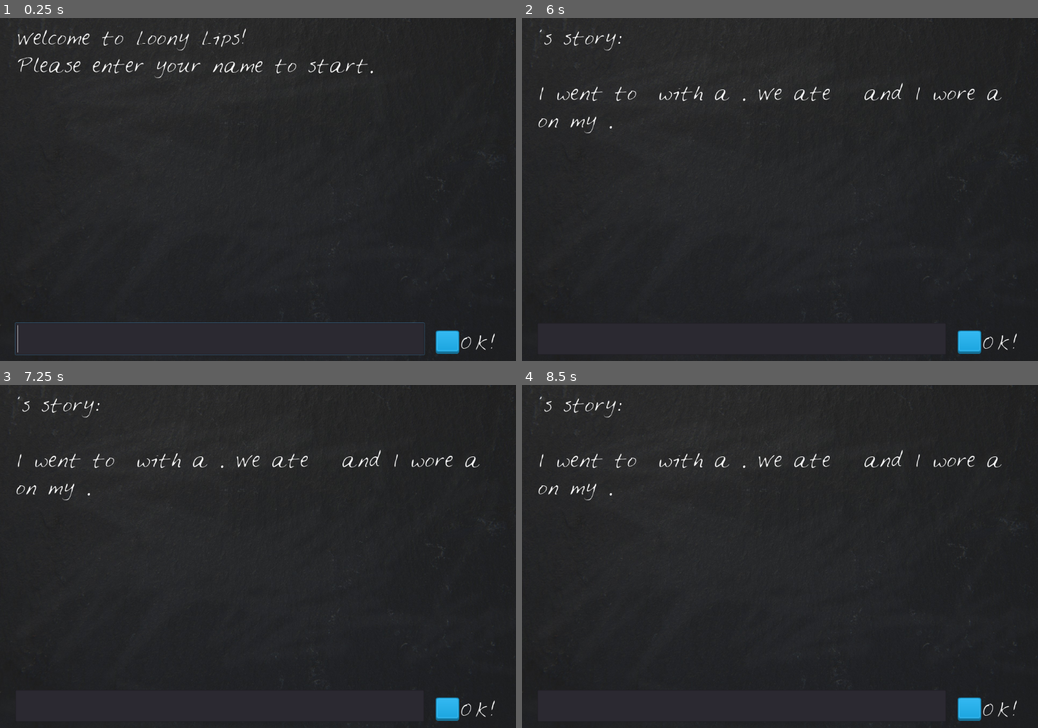
Above: before the commit, frames 1-4 (two rows, left to right).
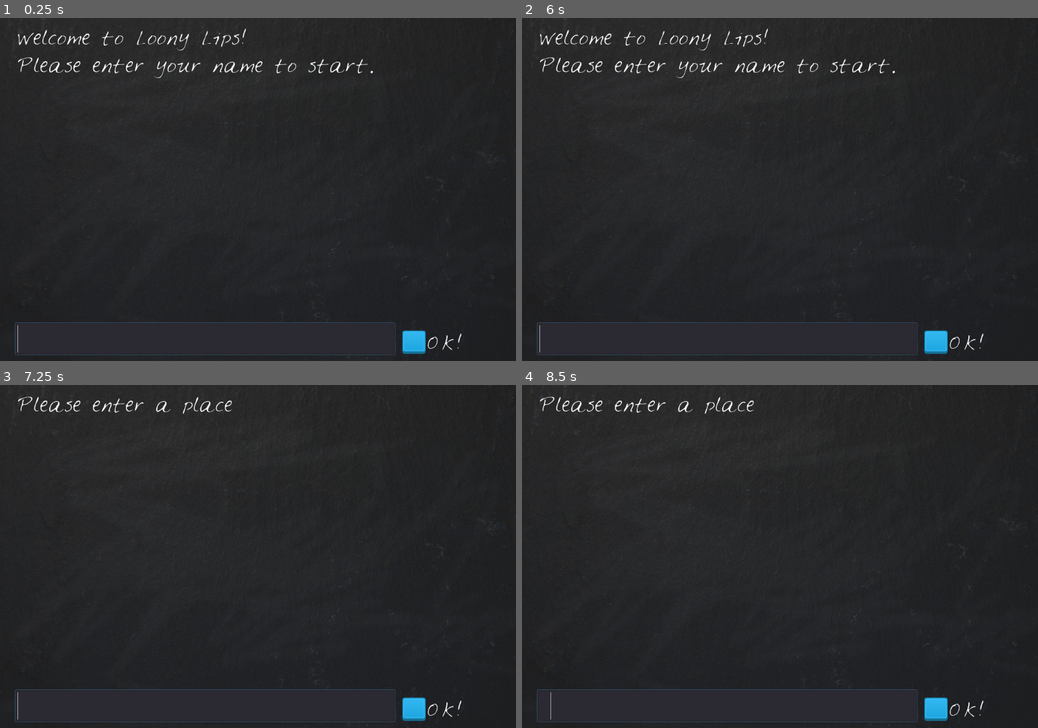
Above: after the commit, the same moments.

Repository: DanielMcPherson/LoonyLips
Game: Godot game, scene res://LoonyLips.tscn
The game is run twice, just before and just after one commit, with the same random seed, the same clock (stepped at 60 frames per second) and the same inputs.
Inputs:
- Up to frame 1 (0.25 s): no input
- Up to frame 2 (6 s): click "OK!" at 0.5 s; click "OK!" at 1.25 s; click "OK!" at 2 s; tap Enter at 2.75, 4.25 s; tap Space at 3.5, 5 s; click "OK!" (after the commit: "Again!") at 5.75 s
- Up to frame 3 (7.25 s): tap Enter at 6.5 s
- Up to frame 4 (8.5 s): tap Space at 7.25 s

The runs differ from the first frame. In frame 1, 0.7% of the frame differs, in the area x 76-96%, y 88-99%; in frame 2, 2.8%, in the area x 2-96%, y 3-99%; in frame 3, 2.2%; in frame 4, 2.2%.

Commit message:
Hide text input and add restart button after telling story

Diff:
--- a/LoonyLips.gd
+++ b/LoonyLips.gd
@@ -11,16 +11,32 @@
 
 func _ready():
 	$Blackboard/TextBox.clear()
+	$Blackboard/OKButton/RichTextLabel.text = "OK!"
 	$Blackboard/TextBox.grab_focus()
 	handle_display()
+
+func _on_OKButton_pressed():
+	if is_story_done():
+		get_tree().reload_current_scene()
+	else:
+		var new_text = $Blackboard/TextBox.text
+		_on_TextBox_text_entered(new_text)
+
+func _on_TextBox_text_entered(new_text):
+	$Blackboard/TextBox.clear()
+	words.append(new_text)
+	handle_display()
+
+func is_story_done():
+	return words.size() >= prompts.size()
 
 func handle_display():
 	if words.size() == 0:
 		show_introduction()
-	elif words.size() < prompts.size():
+	elif is_story_done():
+		tell_story()
+	else:
 		prompt_player();
-	else:
-		tell_story()
 
 func show_introduction():
 	# Introduction includes first prompt
@@ -31,13 +47,9 @@
 
 func tell_story():
 	$Blackboard/StoryText.text = story % words
+	end_game()
 
-func _on_OKButton_pressed():
-	var new_text = $Blackboard/TextBox.text
-	_on_TextBox_text_entered(new_text)
-
-func _on_TextBox_text_entered(new_text):
-	$Blackboard/TextBox.clear()
-	if words.size() < prompts.size():
-		words.append(new_text)
-		handle_display()
+func end_game():
+	#$Blackboard/TextBox.visible = false
+	$Blackboard/TextBox.queue_free()
+	$Blackboard/OKButton/RichTextLabel.text = "Again!"
--- a/LoonyLips.tscn
+++ b/LoonyLips.tscn
@@ -73,7 +73,7 @@
 anchor_bottom = 0.0
 margin_left = 32.0
 margin_top = 640.0
-margin_right = 888.0
+margin_right = 827.0
 margin_bottom = 707.0
 rect_pivot_offset = Vector2( 0, 0 )
 rect_clip_content = false
@@ -98,9 +98,9 @@
 anchor_top = 0.0
 anchor_right = 0.0
 anchor_bottom = 0.0
-margin_left = 912.0
+margin_left = 842.0
 margin_top = 656.0
-margin_right = 961.0
+margin_right = 891.0
 margin_bottom = 705.0
 rect_pivot_offset = Vector2( 0, 0 )
 rect_clip_content = false
@@ -127,7 +127,7 @@
 anchor_right = 0.0
 anchor_bottom = 0.0
 margin_left = 48.0
-margin_right = 136.0
+margin_right = 219.0
 margin_bottom = 59.0
 rect_pivot_offset = Vector2( 0, 0 )
 rect_clip_content = true
